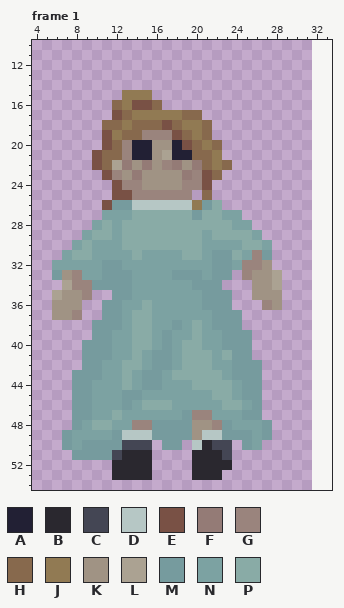
Two versions of one pixel-art file, Assets/Art/Aseprite/Characters/CorruptedScientist/NellieBed.aseprite. The first picture shows the starting point.
32x80 pixels, 4 frames. Shown: frame 1: x 4..33, y 10..54. The old version is drawn lined up with the new one, on the new canvas. The commit also changed other frames, which this record leaves out.
Palette (. is transparent): A #222034  B #2a282f  C #444654  D #b6c7c5  E #795145  F #947b76  G #9a847d  H #87694d  J #917a53  K #a09384  L #aba292  M #769b9e  N #7ca2a2  P #89aba6
Pixels before, frame 1, first column x 6:
15 .......JJJ.............
16 ......HJEEH............
17 ......EHJJJJJHH........
18 .....HHJHHHEHJJH.......
19 .....EJHHGGGEHJH.......
20 .....EHGAAKKAEHJH......
21 ....EHHGAAKLAAHHJ......
22 ....EHLFKFKGFKFHJH.....
23 .....EGKFKKKKFGEH......
24 ......EGGKKKKGGE.......
25 ......EEGGGGGG.H.......
26 .....EMMDDDDDDJMP......
27 .....NNNPPPPPPMPPNN....
28 ....NPNPPPPPPPPPPPNN...
29 ...NPPNPPPPPPPPNPPPPN..
30 ..NPNNNPPPPPPPPNNNNPPN.
31 .NPPNNNNPNNNNPPNMMPNGM.
32 NNNNNMMNNNNNNNNNMMNGGK.
33 MKGNNMMMNNNNMMMNMM.GKKL
34 .LGGMMMMNNNNNNMMM...KKL
35 LKKG..MMNNNNNNNMMM..KKK
36 KKK..MMNNPNNNNNMMM...GK
37 KKG..MMNPPNNNNNNMMM....
38 ....MMMNPPNNMNPNMMM....
39 ....MMNNPPNMNNPNNMMM...
40 ...MMMNNPPNMNPPNNMMM...
41 ...MMMNNPNMMNPPPNPMM...
42 ...MMNNPPNMMNPPPNNMMM..
43 ..MMMNNPNMMNPPPPPNMMM..
44 ..MMNNNPNMMNNNPPPPNMM..
45 ..MMNNNMMNNNNNNNPPNMM..
46 ..MMNNNMNPPPNNNNNPPNM..
47 ..MMNNPNNNNNNMGGNNNMM..
48 ..MNPPNNGGMMMMKKGMNNNM.
49 .MNNNNMDDDMMMMKDDMMMNM.
50 .MNMMMMCCC.MM.DBCC.MN..
51 ..MMMMCBBB....BBBC.....
52 ......BBBB....BBBB.....
53 ......BBBB....BBB......
The result:
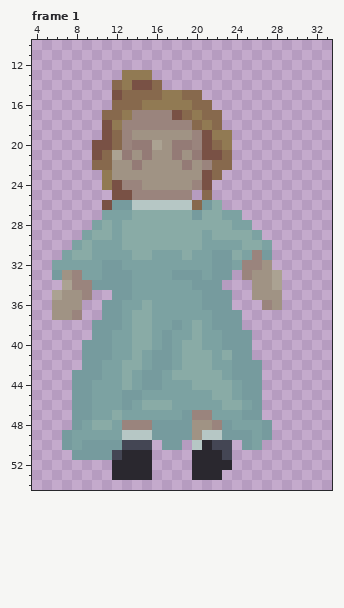
Commit message: Nellie Tutorial Bed Animations
From old to new:
canvas 32x80 -> 48x80
Frame 1:
The author put colour E in row 14 at x 14 to 15; in row 15 at x 12; in row 20 at x 10.
Colour H becomes colour E in row 18 at x 11; in row 19 at x 21; in row 21 at x 21.
Colour J becomes colour E in row 17 at x 18; in row 20 at x 21; in row 21 at x 22.
Colour A becomes colour F in row 20 at x 14 to 15 and 18; in row 21 at x 15 and 18.
Colour E becomes colour F in row 20 at x 19.
Colour G becomes colour F in row 21 at x 13.
Colour H becomes colour F in row 21 at x 20.
Colour K becomes colour F in row 22 at x 14 and 19.
Colour E becomes colour G in row 18 at x 17.
Colour H becomes colour G in row 18 at x 14 to 16 and 18; in row 19 at x 13; in row 20 at x 20; in row 22 at x 21.
Colour J becomes colour G in row 17 at x 14 to 17; in row 18 at x 13 and 19; in row 19 at x 20.
Colour N becomes colour G in row 48 at x 13.
The author put colour H in row 14 at x 12 and 16; in row 15 at x 16 and 19 to 20; in row 16 at x 20 to 21; in row 17 at x 11 and 21 to 22; in row 18 at x 22; in row 21 at x 23.
Colour E becomes colour H in row 16 at x 14; in row 17 at x 12; in row 22 at x 10.
Colour J becomes colour H in row 15 at x 13 to 15; in row 16 at x 13; in row 18 at x 20; in row 19 at x 12; in row 22 at x 22; in row 26 at x 20.
The author put colour J in row 13 at x 13 to 15; in row 14 at x 13; in row 15 at x 17 to 18; in row 16 at x 17 to 19; in row 19 at x 22 to 23; in row 20 at x 23.
The author put colour J in row 24 at x 11.
Colour E becomes colour J in row 16 at x 15; in row 23 at x 11.
Colour H becomes colour J in row 16 at x 16; in row 17 at x 13 and 20; in row 18 at x 12 and 21.
Colour A becomes colour K in row 21 at x 14 and 19.
Colour E becomes colour K in row 19 at x 18.
Colour F becomes colour K in row 22 at x 13, 15, 18 and 20; in row 23 at x 14 and 19.
Colour G becomes colour K in row 19 at x 15 to 17; in row 22 at x 17; in row 23 at x 12 and 20; in row 24 at x 19.
Colour H becomes colour K in row 19 at x 14 and 19.
Colour L becomes colour K in row 21 at x 17; in row 22 at x 12.
Colour H becomes colour L in row 21 at x 12.
Colour K becomes colour L in row 20 at x 16.
Colour M becomes colour N in row 49 at x 12.
Colour P becomes colour N in row 31 at x 20.
Colour N becomes colour P in row 31 at x 15.
Where, in picture pixels (left, top, right, bottom), the same in both pictures:
changed: (92, 70, 232, 210)
changed: (142, 250, 152, 260)
changed: (192, 250, 202, 260)
changed: (112, 420, 132, 440)
